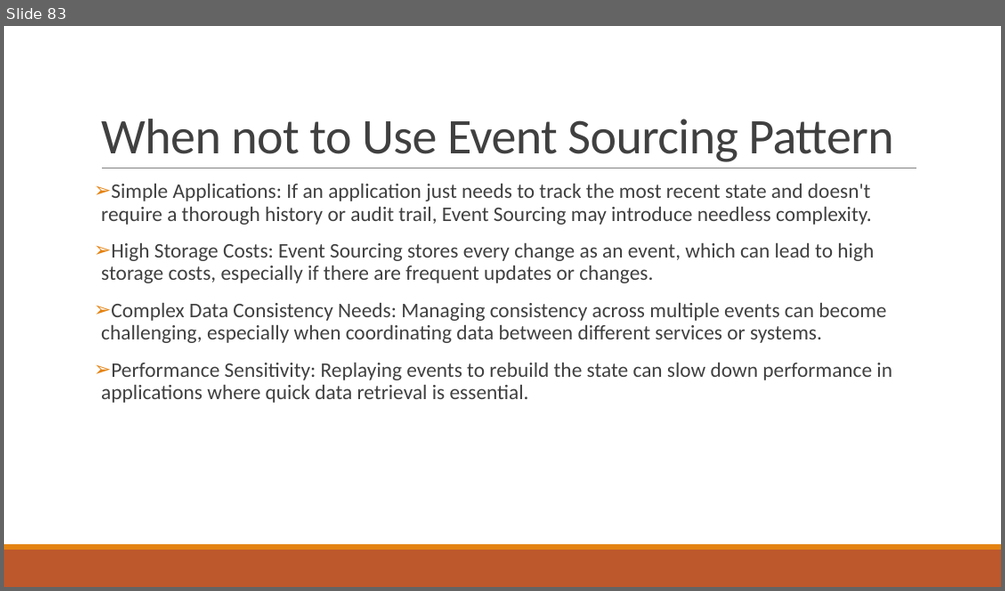
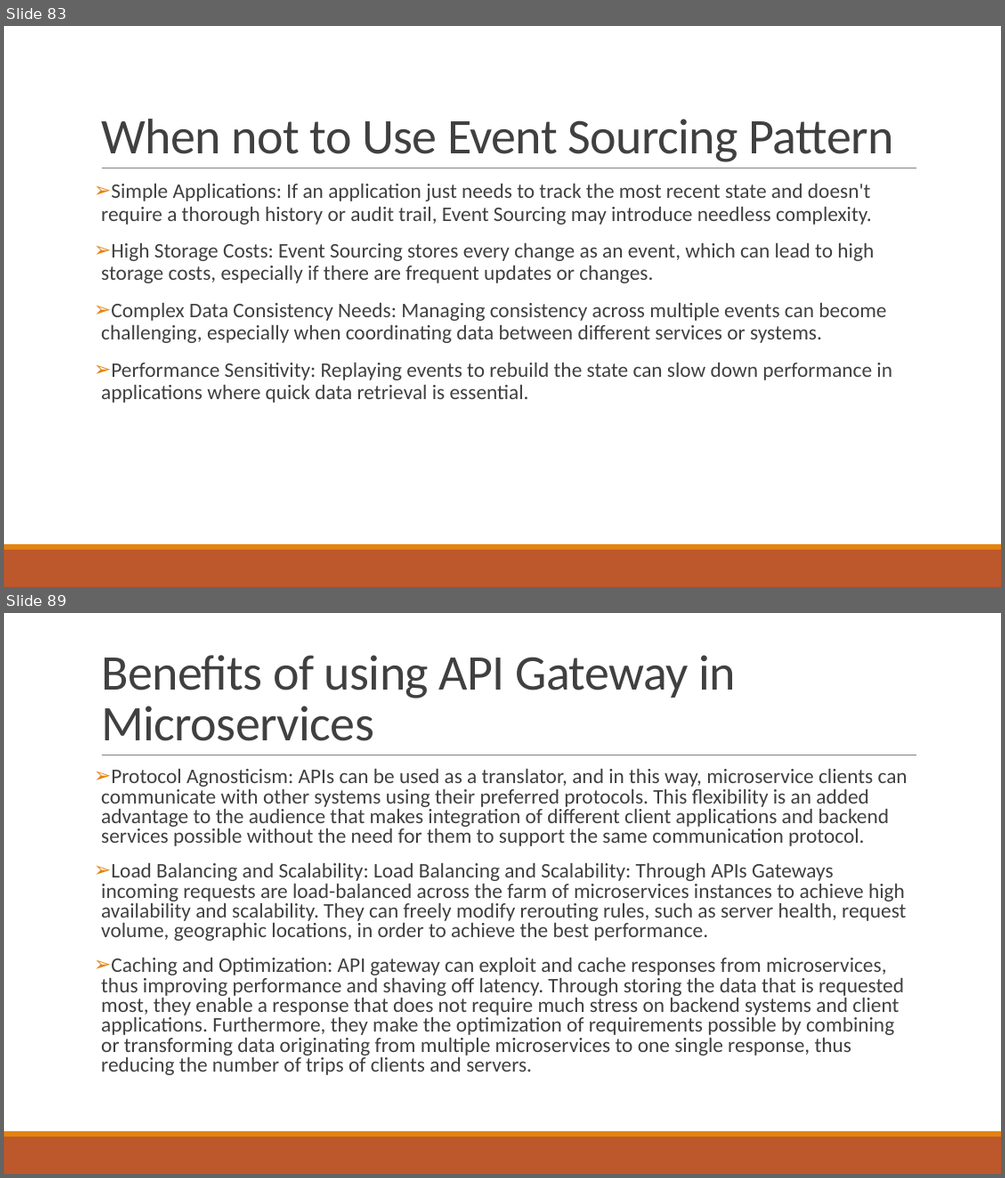
Before and after one commit to Sujatabatra/ThalesAug2025, a slide deck: Microservice Design Patterns.pptx. Shown one above the other, each under a label of ours: slide 83 before the commit, slides 83 and 89 after it; the slides between them are not shown. The pictures are 1005x591 and 1005x1178 pixels, drawn with LibreOffice and Linux fonts; fonts in the diff are those of the drawing. Boxes give left, top, right and bottom in pixels: in the first picture for what was removed or moved away, otherwise in the second. Text is boxed around its words. In the diff, an @@ line names an element or a change of style, - is before the commit and + after.

```diff
--- a/Microservice Design Patterns.pptx
+++ b/Microservice Design Patterns.pptx
@@ slide 89 added at (4, 613, 1001, 1174), background #FFFFFF; not listed: 3 template elements that a slide beside it also shows @@
@@ title added at (101, 655, 736, 741), 48 pt, text #404040 @@
+Benefits of using API Gateway in Microservices
@@ text added at (101, 769, 907, 1075), 20 pt, text #404040 @@
+➢ Protocol Agnosticism: APIs can be used as a translator, and in this way, microservice clients can communicate with other systems using their preferred protocols. This flexibility is an added advantage to the audience that makes integration of different client applications and backend services possible without the need for them to support the same communication protocol.
+➢ Load Balancing and Scalability: Load Balancing and Scalability: Through APIs Gateways incoming requests are load-balanced across the farm of microservices instances to achieve high availability and scalability. They can freely modify rerouting rules, such as server health, request volume, geographic locations, in order to achieve the best performance.
+➢ Caching and Optimization: API gateway can exploit and cache responses from microservices, thus improving performance and shaving off latency. Through storing the data that is requested most, they enable a response that does not require much stress on backend systems and client applications. Furthermore, they make the optimization of requirements possible by combining or transforming data originating from multiple microservices to one single response, thus reducing the number of trips of clients and servers.
```
Also in this commit, not shown: 72 other slides added.
